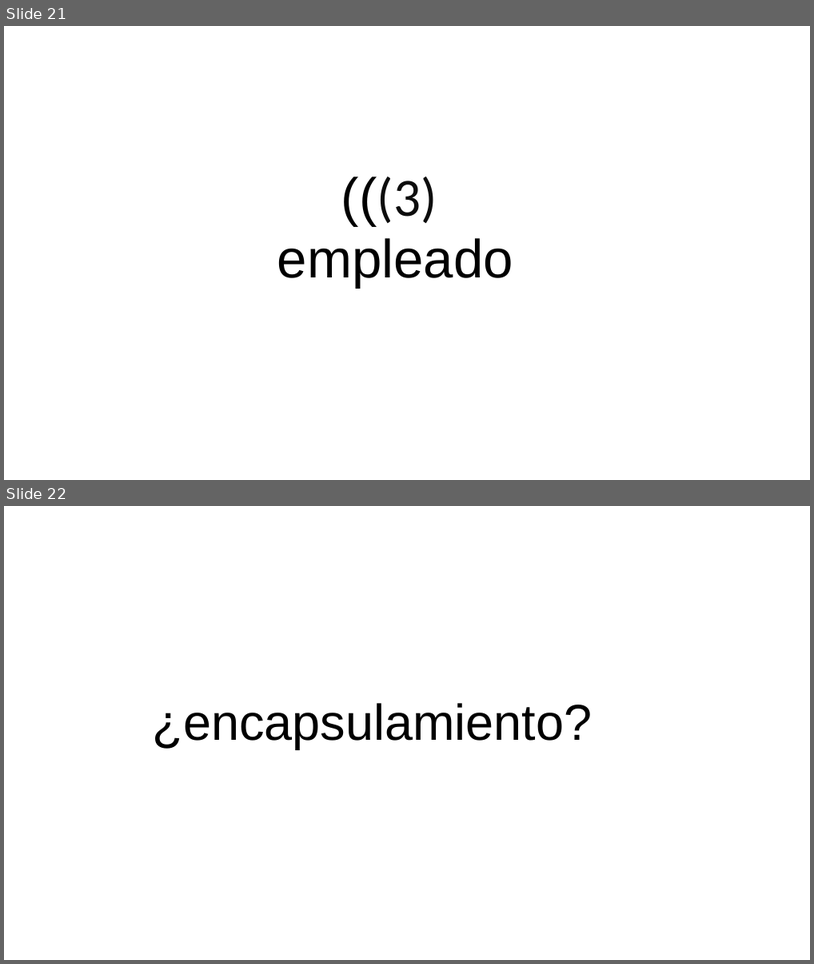
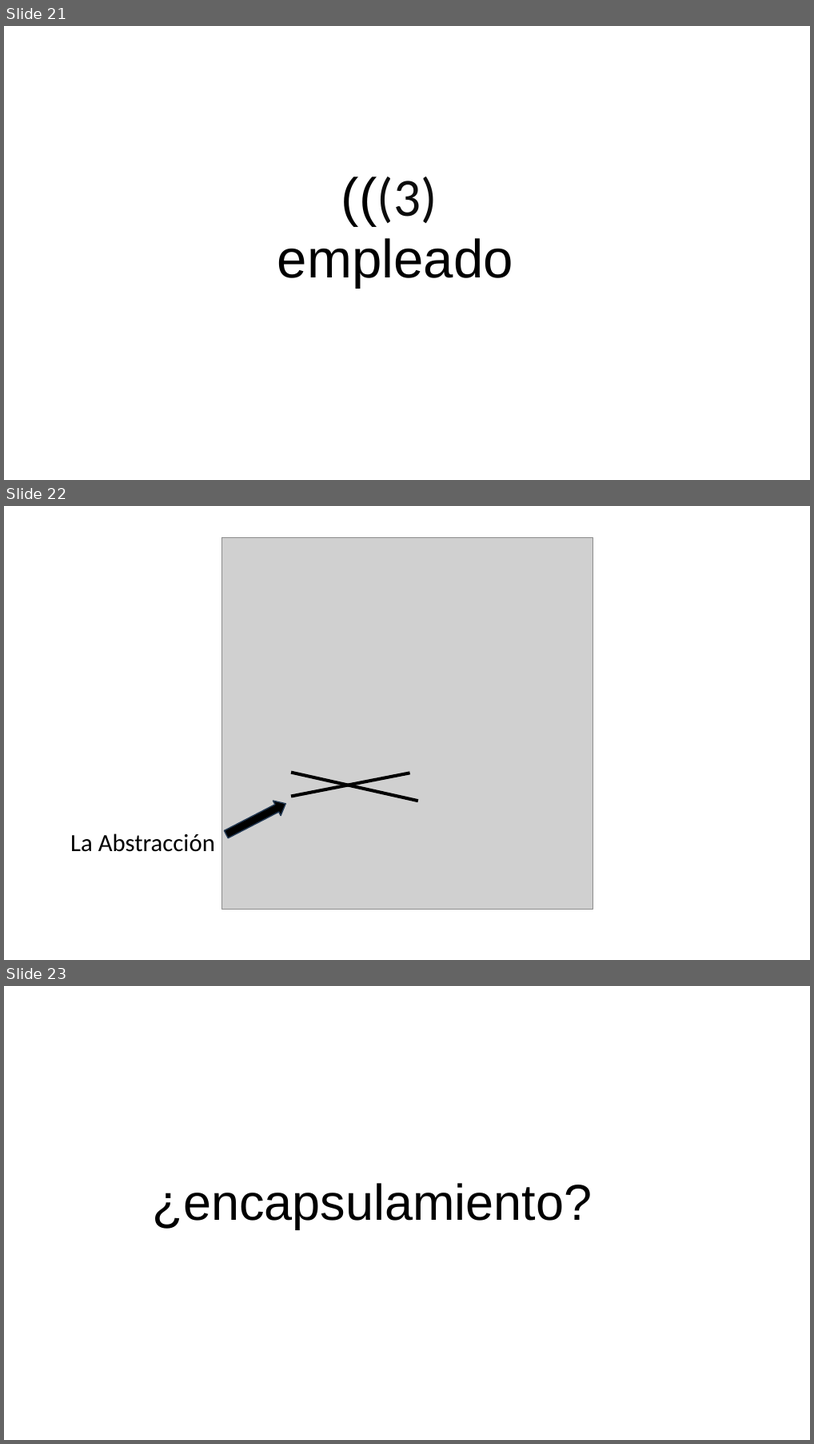
Before and after one commit to JuanRos1984/PresentacionAPP_POO, a slide deck: Presentacion POO APP.pptx. Shown one above the other, each under a label of ours: slides 21 and 22 before the commit, slides 21, 22 and 23 after it. The pictures are 814x964 and 814x1444 pixels, drawn with LibreOffice and Linux fonts; fonts in the diff are those of the drawing; grey boxes stand for pictures. Boxes give left, top, right and bottom in pixels: in the first picture for what was removed or moved away, otherwise in the second. Text is boxed around its words. In the diff, an @@ line names an element or a change of style, - is before the commit and + after.

Commit message:
portada libro en la presentacion

```diff
--- a/Presentacion POO APP.pptx
+++ b/Presentacion POO APP.pptx
@@ slide 22 added at [4,506,810,960], background #FFFFFF @@
@@ picture added at [222,537,593,908] @@
@@ line added from (291, 772) to (418, 800), #000000 5.75 pt @@
@@ line added from (291, 796) to (410, 772), #000000 5.75 pt @@
@@ right arrow added at [222,796,290,841], fill #000000, outline #233953 2 pt @@
@@ text added at [70,833,215,852], 44 pt, text #000000 @@
+La Abstracción
@@ what was slide 22 is now slide 23 @@
```
